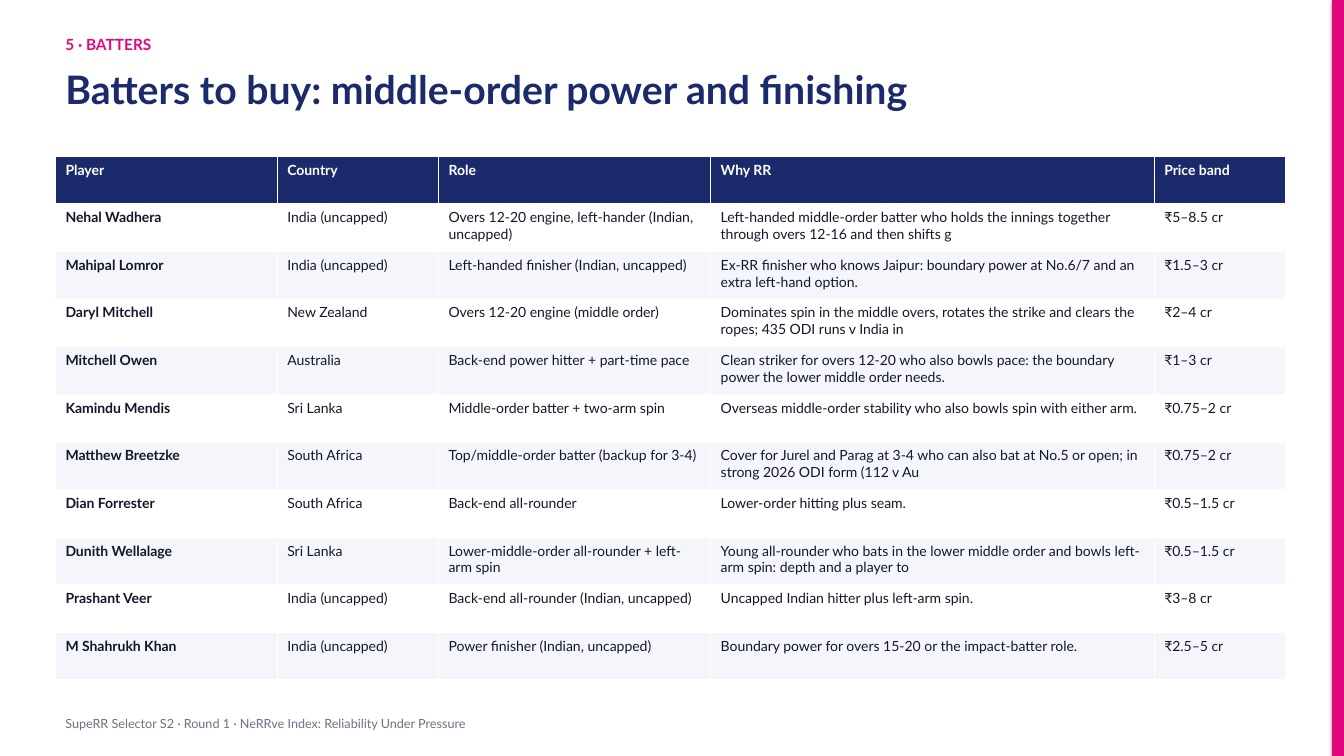
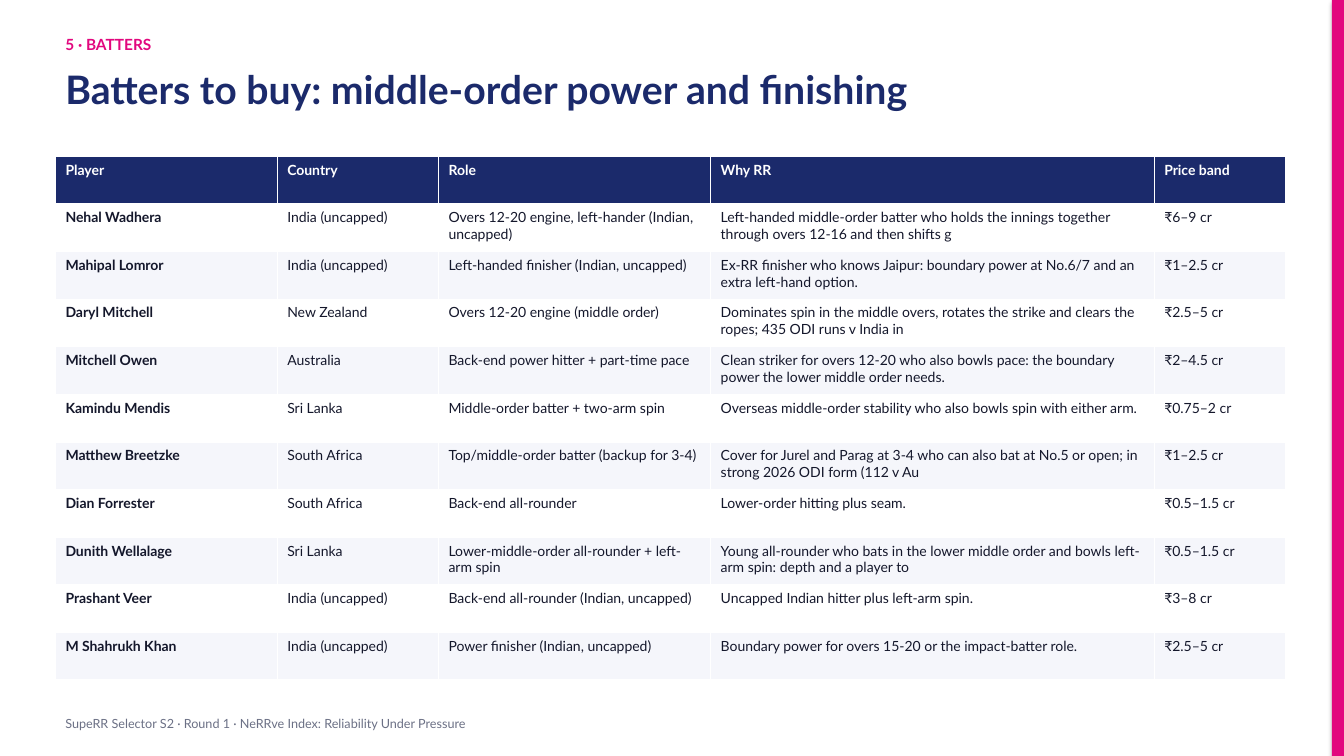
Before and after one commit to KoduruChandrasekhar/RRAuction-, a slide deck: slide 10 of submission/NeRRve_Deck.pptx. Drawn at 1344x756 pixels with LibreOffice and Linux fonts; fonts in the diff are those of the drawing. Boxes give left, top, right and bottom in pixels: in the first picture for what was removed or moved away, otherwise in the second. Text is boxed around its words. In the diff, an @@ line names an element or a change of style, - is before the commit and + after.

```diff
--- a/submission/NeRRve_Deck.pptx
+++ b/submission/NeRRve_Deck.pptx
@@ table at (55,156,1286,681) @@
-row 2, column 5: ₹5–8.5 cr
+row 2, column 5: ₹6–9 cr
-row 3, column 5: ₹1.5–3 cr
+row 3, column 5: ₹1–2.5 cr
-row 4, column 5: ₹2–4 cr
+row 4, column 5: ₹2.5–5 cr
-row 5, column 5: ₹1–3 cr
+row 5, column 5: ₹2–4.5 cr
-row 7, column 5: ₹0.75–2 cr
+row 7, column 5: ₹1–2.5 cr
```
Also in this commit, not shown: 4 other slides changed, 6 other files.
